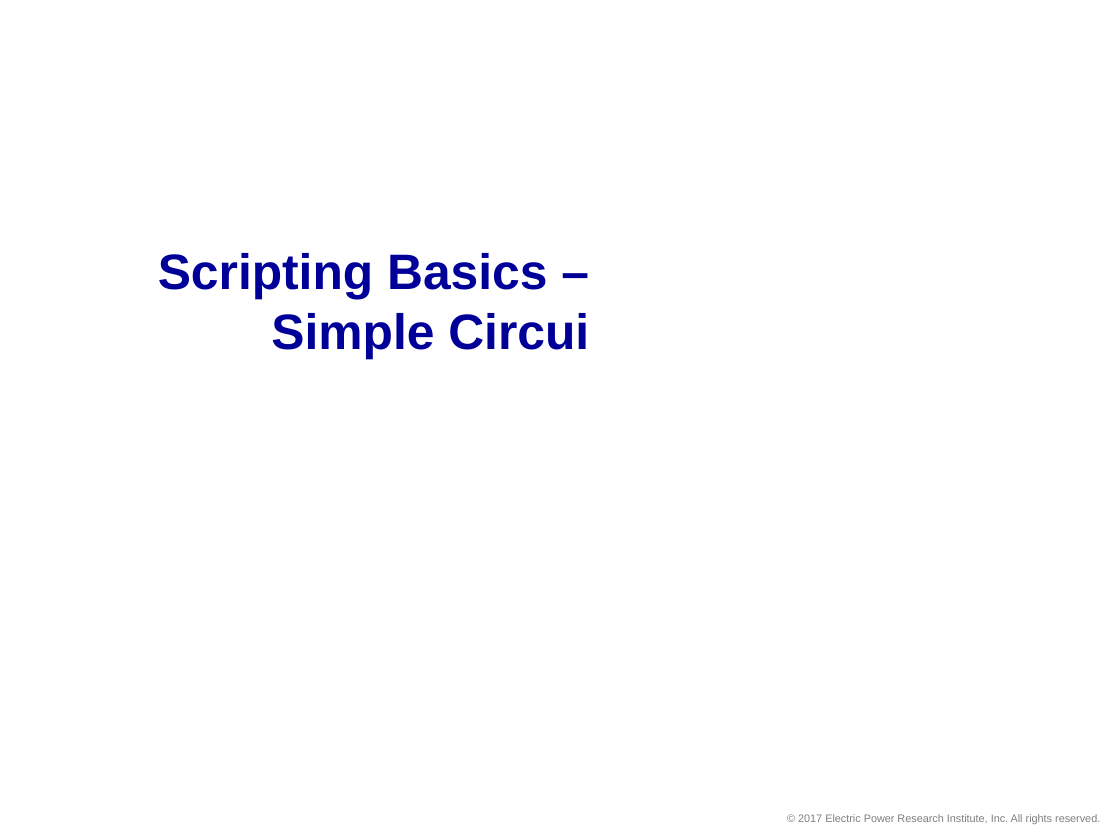
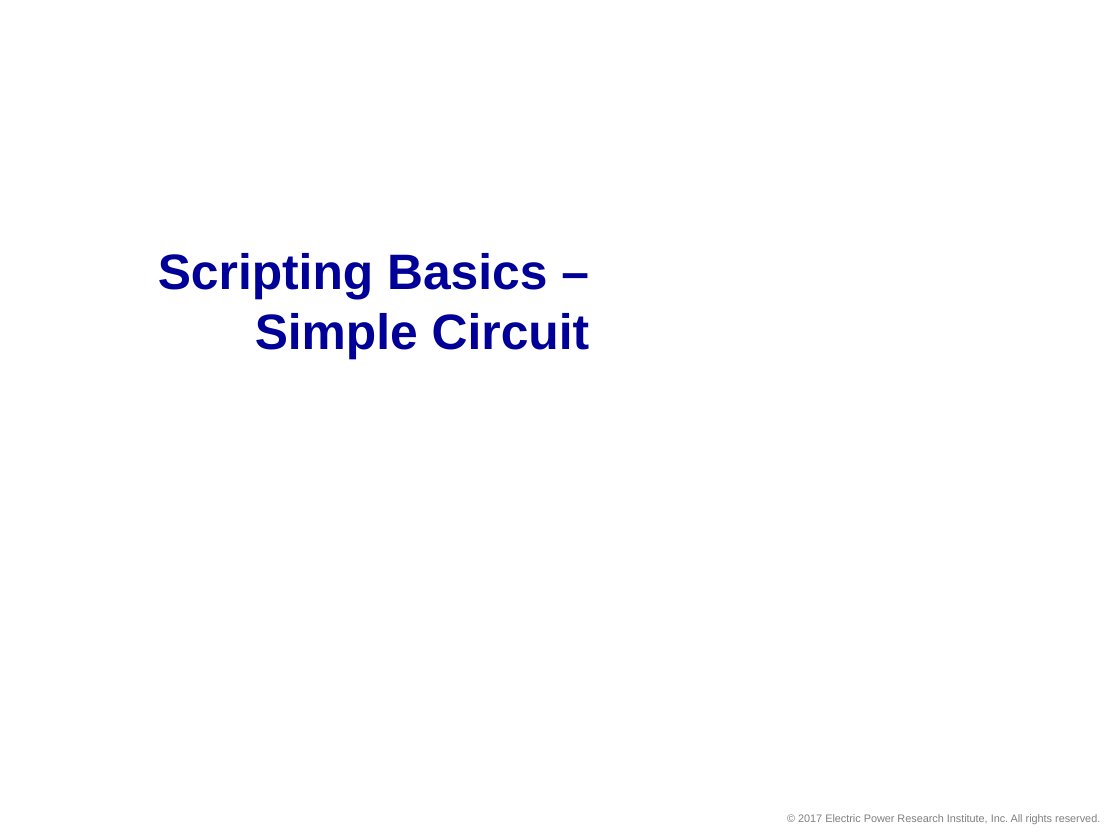
Before and after one commit to dss-extensions/opendss-svn-mirror, a slide deck: slide 3 of trunk/Training/GAPQ2017/PPT/6 Scripting Basics.pptx. Drawn at 1120x840 pixels with LibreOffice and Linux fonts; fonts in the diff are those of the drawing; background and template pictures are left out. Boxes give left, top, right and bottom in pixels: in the first picture for what was removed or moved away, otherwise in the second. Text is boxed around its words. In the diff, an @@ line names an element or a change of style, - is before the commit and + after.

```diff
--- a/trunk/Training/GAPQ2017/PPT/6 Scripting Basics.pptx
+++ b/trunk/Training/GAPQ2017/PPT/6 Scripting Basics.pptx
@@ title at (x1=158, y1=253, x2=590, y2=360): text changed @@
-Scripting Basics – Simple Circui
+Scripting Basics – Simple Circuit
```
Also in this commit, not shown: 1 other slide changed.
